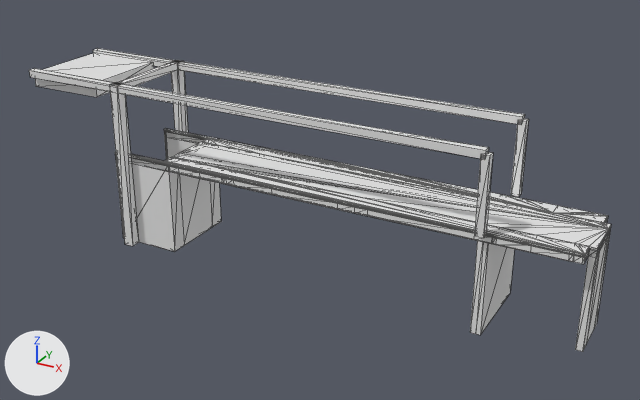
The glTF model models/waalwijk/waalwijk-brug-3f92de40/waalwijk-brug-3f92de40.glb: old version first, new version second.
Before and after are seen from a 50 mm lens placed at (41.8, -81.3, 39.3), pointed at (-3.2, 0.4, -1.5). Every picture has the same lights, and +X, +Y and +Z are marked at lower left. The first picture is the older version. Mesh edges are drawn as thin lines.

In view in the first picture: 'building:balans', 'building:balans 2', 'building:contragewicht', 'building:hamei', 'building:hamei 2', 'building:hangstang', 'building:hangstang 2', 'building:pijler', 'building:portaal', 'road:dek', 'road:landhoofd', 'road:landhoofd 2', 'road:rijbaan lokale weg', 'road:voetpad', 'road:voetpad 2'.
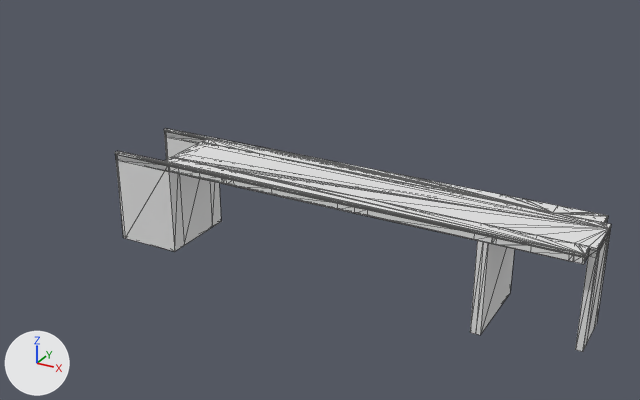
Location of each change, [x1, y1, x2, y2] in pixels of the pictures (640 x 400 px):
'building:balans 2', deleted
    before: [29, 68, 489, 159]
'building:balans', deleted
    before: [93, 49, 525, 125]
'building:contragewicht', deleted
    before: [35, 53, 154, 97]
'building:hamei 2', deleted
    before: [109, 82, 139, 246]
'building:hangstang 2', deleted
    before: [474, 152, 493, 238]
'building:hangstang', deleted
    before: [511, 118, 529, 197]
'building:hamei', deleted
    before: [170, 60, 188, 133]
'building:portaal', deleted
    before: [114, 62, 177, 86]

The change, as a diff of the scene's bpy script:
```diff
--- a/models/waalwijk/waalwijk-brug-3f92de40/waalwijk-brug-3f92de40.glb.py
+++ b/models/waalwijk/waalwijk-brug-3f92de40/waalwijk-brug-3f92de40.glb.py
@@ ob_building_hamei @@
-ob_building_hamei = bpy.data.objects.new('building:hamei', me_hamei)
-ob_building_hamei.location = (0.0, 0.0, 0.0)
@@ ob_building_hamei_2 @@
-ob_building_hamei_2 = bpy.data.objects.new('building:hamei 2', me_hamei_2)
-ob_building_hamei_2.location = (0.0, 0.0, 0.0)
@@ ob_building_portaal @@
-ob_building_portaal = bpy.data.objects.new('building:portaal', me_portaal)
-ob_building_portaal.location = (0.0, 0.0, 0.0)
@@ ob_building_balans @@
-ob_building_balans = bpy.data.objects.new('building:balans', me_balans)
-ob_building_balans.location = (0.0, 0.0, 0.0)
@@ ob_building_hangstang @@
-ob_building_hangstang = bpy.data.objects.new('building:hangstang', me_hangstang)
-ob_building_hangstang.location = (0.0, 0.0, 0.0)
@@ ob_building_balans_2 @@
-ob_building_balans_2 = bpy.data.objects.new('building:balans 2', me_balans_2)
-ob_building_balans_2.location = (0.0, 0.0, 0.0)
@@ ob_building_hangstang_2 @@
-ob_building_hangstang_2 = bpy.data.objects.new('building:hangstang 2', me_hangstang_2)
-ob_building_hangstang_2.location = (0.0, 0.0, 0.0)
@@ ob_building_contragewicht @@
-ob_building_contragewicht = bpy.data.objects.new('building:contragewicht', me_contragewicht)
-ob_building_contragewicht.location = (0.0, 0.0, 0.0)
```
